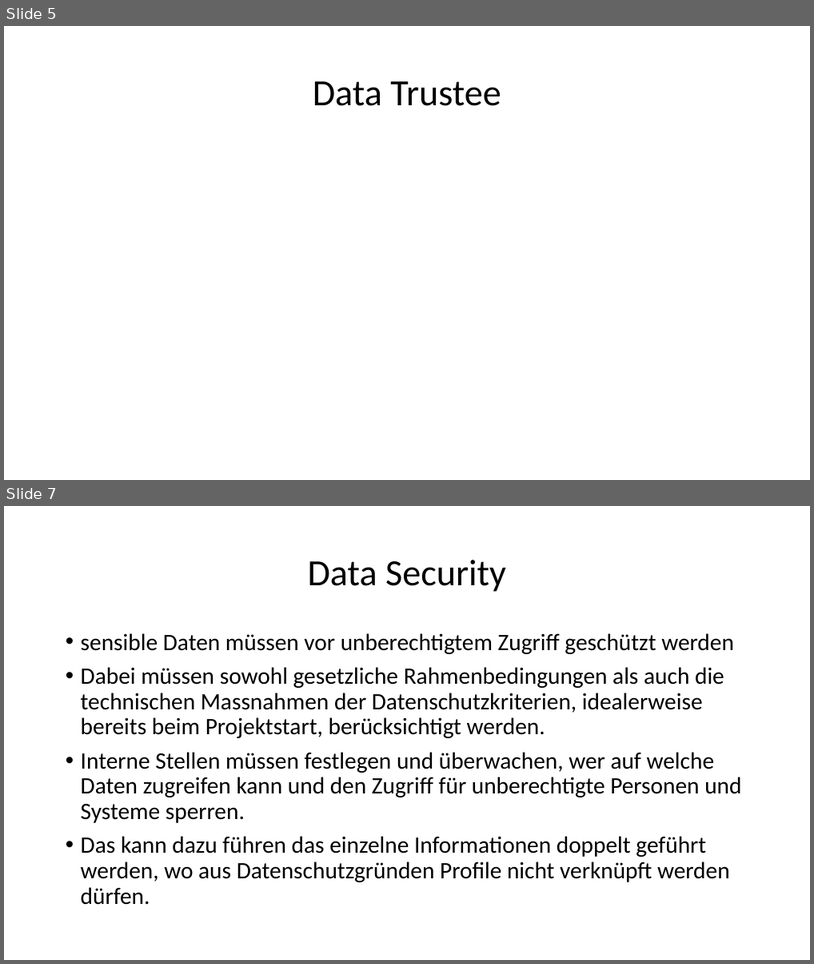
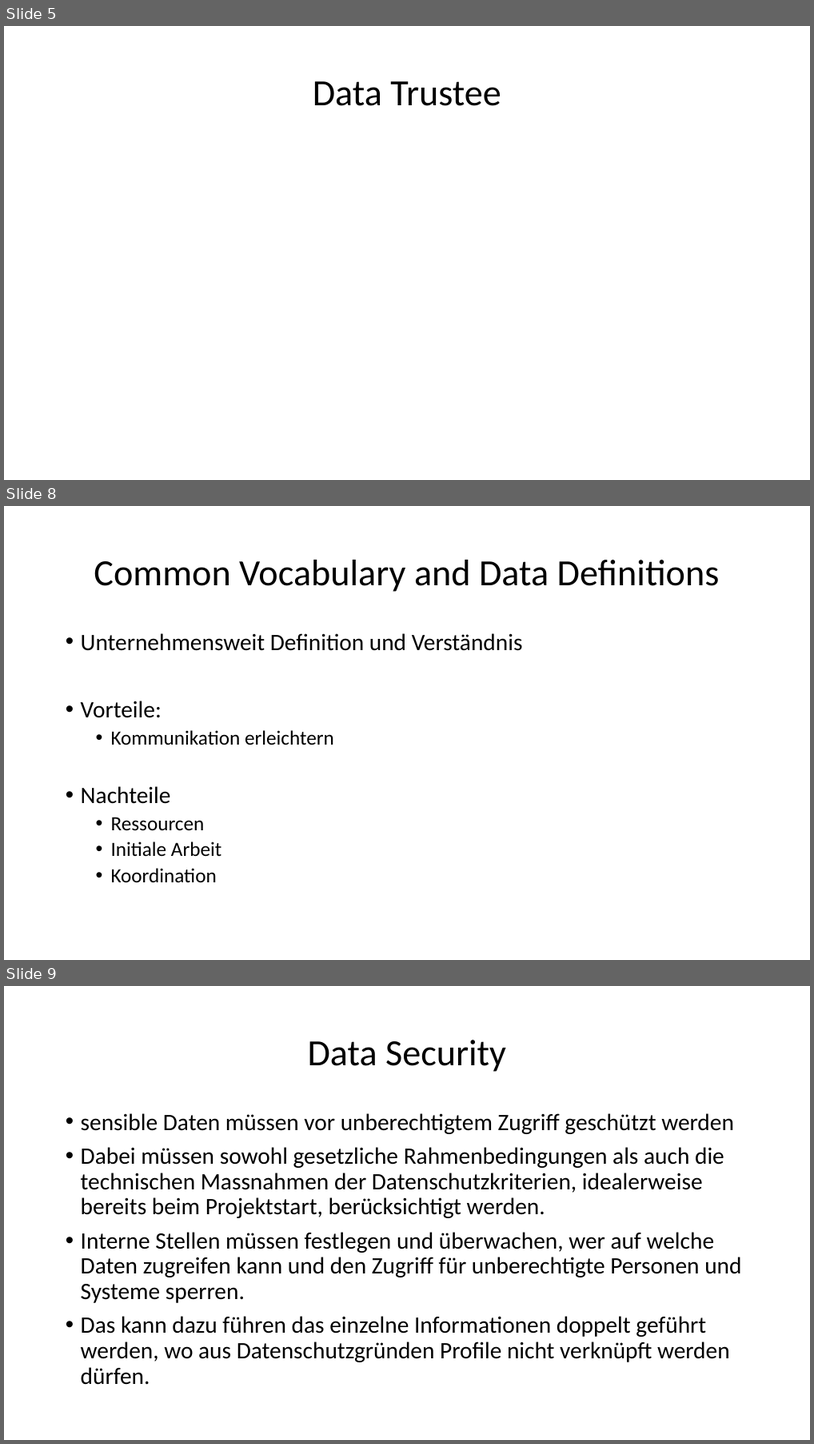
Before and after one commit to ehmkah/cas_swa_sad, a slide deck: Architekturprinzip/Architekturprinzipen.pptx. Shown one above the other, each under a label of ours: slides 5 and 7 before the commit, slides 5, 8 and 9 after it; the slides between them are not shown. The pictures are 814x964 and 814x1444 pixels, drawn with LibreOffice and Linux fonts; fonts in the diff are those of the drawing. Boxes give left, top, right and bottom in pixels: in the first picture for what was removed or moved away, otherwise in the second. Text is boxed around its words. In the diff, an @@ line names an element or a change of style, - is before the commit and + after.

```diff
--- a/Architekturprinzip/Architekturprinzipen.pptx
+++ b/Architekturprinzip/Architekturprinzipen.pptx
@@ slide 8 added at [4,506,810,960], background #FFFFFF @@
@@ title added at [94,560,720,592], 44 pt, text #000000 @@
+Common Vocabulary and Data Definitions
@@ text added at [81,633,523,882], 24 pt, text #000000 @@
+• Unternehmensweit Definition und Verständnis
+• Vorteile:
+  • Kommunikation erleichtern
+• Nachteile
+  • Ressourcen
+  • Initiale Arbeit
+  • Koordination
@@ what was slide 7 is now slide 9 @@
```
Also in this commit, not shown: 1 slide changed, 1 other slide added.
